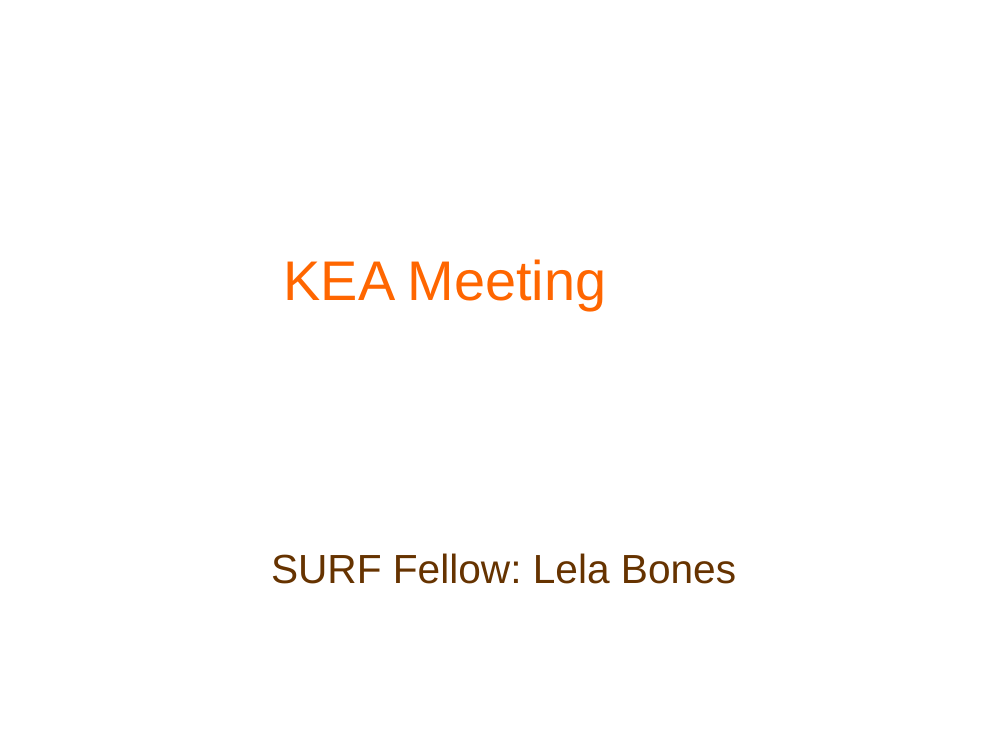
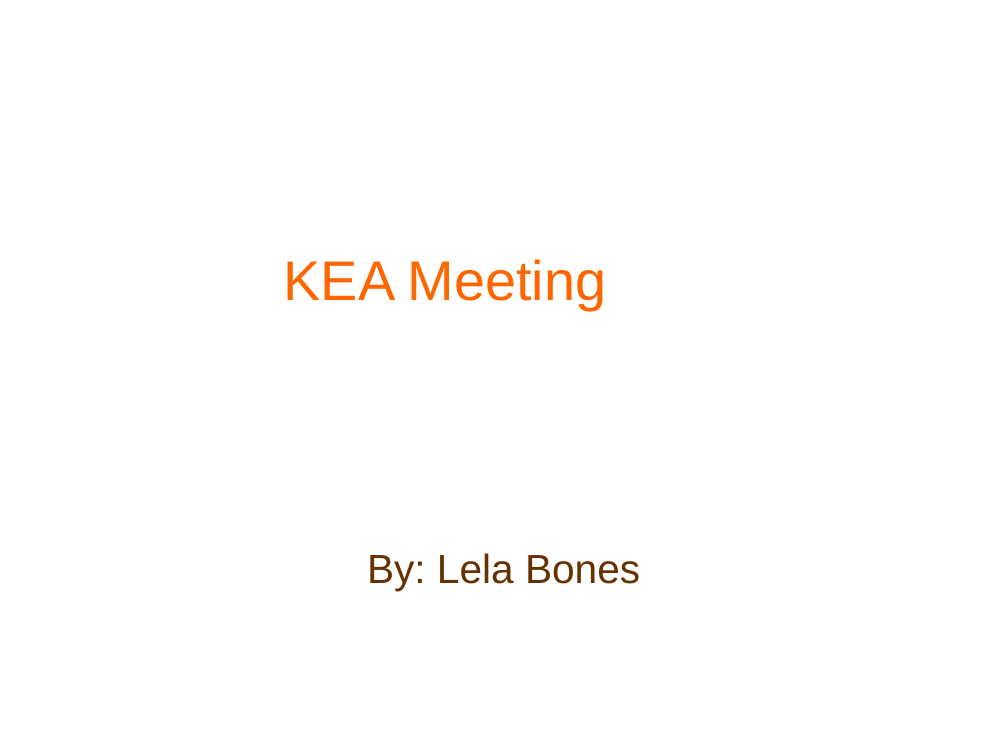
Before and after one commit to usnistgov/nestor, a slide deck: slide 1 of dashboard/KEA Meeting.odp. Drawn at 1008x756 pixels with LibreOffice and Linux fonts; fonts in the diff are those of the drawing; background and template pictures are left out. Boxes give left, top, right and bottom in pixels: in the first picture for what was removed or moved away, otherwise in the second. Text is boxed around its words. In the diff, an @@ line names an element or a change of style, - is before the commit and + after.

```diff
--- a/dashboard/KEA Meeting.odp
+++ b/dashboard/KEA Meeting.odp
@@ subtitle at [367, 553, 640, 591]: text changed @@
-SURF Fellow: Lela Bones
+By: Lela Bones
```
Also in this commit, not shown: 2 other slides changed, 1 slide removed, 3 other files.
